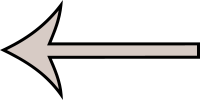
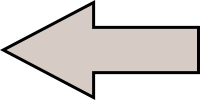
Comparing the layer stacks of the two 200 × 100 images. Changes:
added layer "Shape 2" above "Shape 1" over [0, 0, 200, 100]
hid "Shape 1" over [0, 0, 200, 100]
